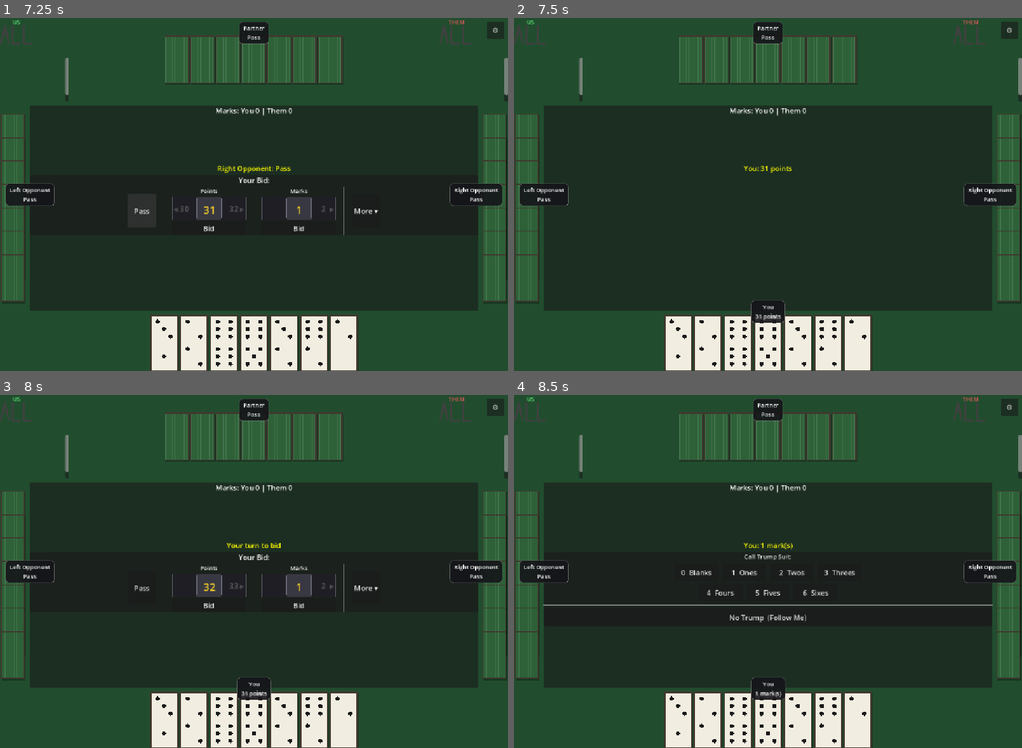
Above: before the commit, frames 1-4 (two rows, left to right).
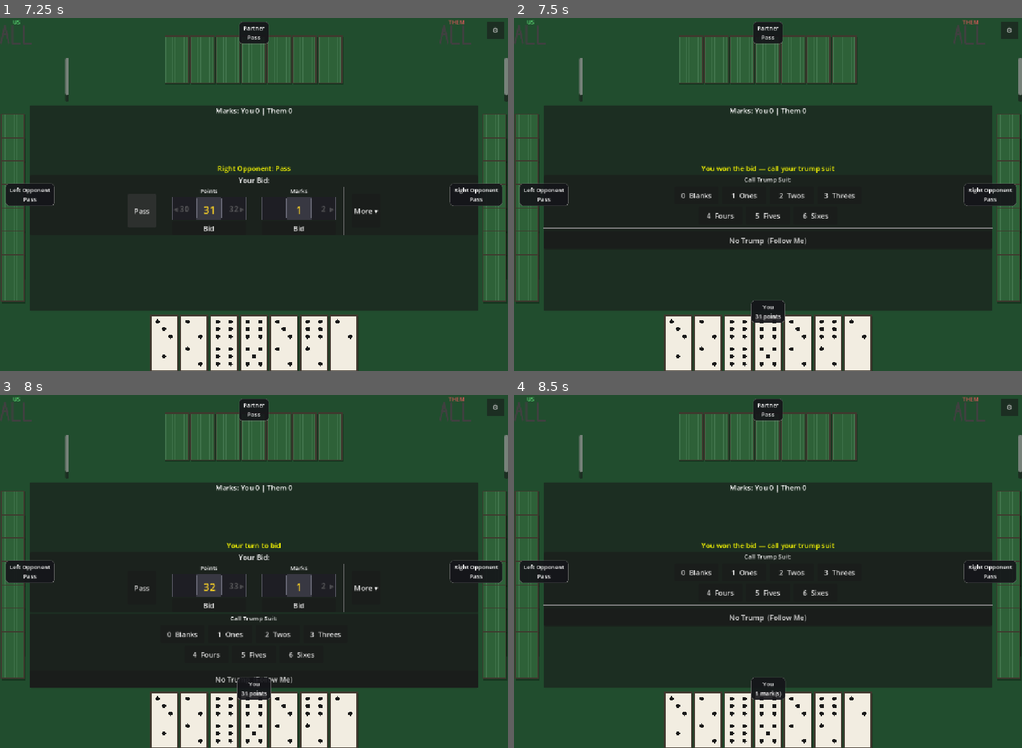
Above: after the commit, the same moments.

Repository: reddoor4123-glitch/42
Game: Godot game, scene res://control.tscn
Two runs of this game, one before a commit and one after it. Both use one fixed random seed, a clock stepped at 60 frames per second and the inputs below.
Inputs:
- Up to frame 1 (7.25 s): click "Play" at 0.5 s; click "Standard 42 The classic game" at 1.25 s; click "⚙" at 2 s; click "Confirm & Restart" at 2.75 s; click "⚙" at 3.5 s; click "Confirm & Restart" at 4.25 s; click "⚙" at 5 s; click "Confirm & Restart" at 5.75 s; click "Pass" at 6.5 s
- Up to frame 2 (7.5 s): click "Bid" at 7.25 s
- Up to frame 3 (8 s): no input
- Up to frame 4 (8.5 s): click "Bid" at 8 s

Frame 1 is identical in both runs. In frame 2, 1.1% of the frame differs, in the area x 5-95%, y 41-65%; in frame 3, 0.5%; in frame 4, 0.2%.

Commit message:
Remove dead 0.7s pause after human bid bubble
The bubble stays visible through _run_post_human_bids()'s own
1.0s "thinking" delay for the next bidder, so this pause was just
dead air with nothing displayed alone on screen first.

Co-Authored-By: Claude Sonnet 5 <noreply@anthropic.com>

Diff:
--- a/game_table.gd
+++ b/game_table.gd
@@ -1147,7 +1147,6 @@
 	})
 	_show_bid_bubble(human_seat, "You\n%s" % bid.debug_string())
 	_set_status("You: %s" % bid.debug_string())
-	await get_tree().create_timer(0.0 if DEBUG_FAST_MODE else 0.7).timeout
 	await _run_post_human_bids()
 	_finish_bidding([])
 
